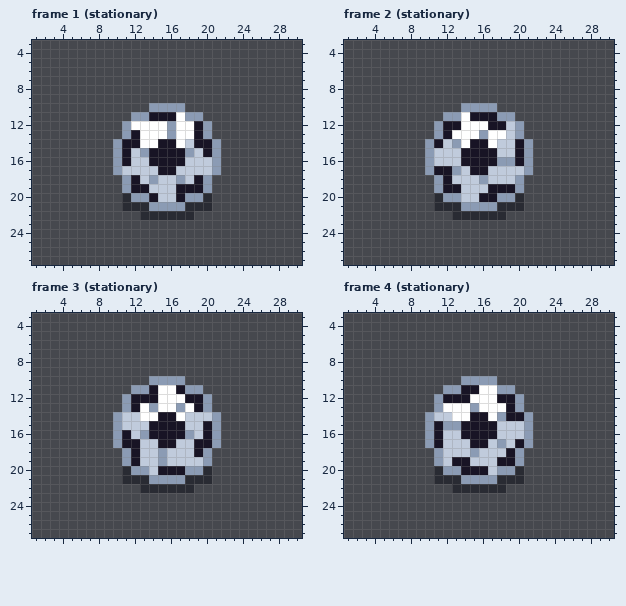
Pixel-art file, stored at assets/ball6way.ase. The picture above is the old version.
32x32 pixels, 28 frames. Shown: frame 1 (stationary): x 1..30, y 3..27; frame 2 (stationary): x 1..30, y 3..27; frame 3 (stationary): x 1..30, y 3..27; frame 4 (stationary): x 1..30, y 3..27. The commit also changed other frames, which this record leaves out.
After:
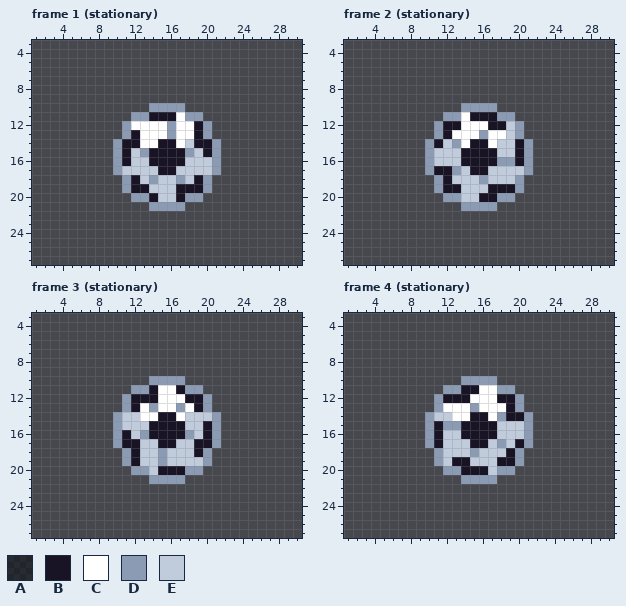
Palette (. is transparent): A #0c0e1980  B #181425  C #ffffff  D #8b9bb4  E #c0cbdc
Change:
layer "Shadow" now hidden
--- frame 1 (stationary)
@@ x 9..22 @@
 19 ..DBBEEEBBBD..
-20 ..ADDBEEBDDA..
-21 ..AAADDDDAAA..
-22 ....AAAAAA....
+20 ...DDBEEBDD...
+21 .....DDDD.....
+22 ..............
 23 ..............
--- frame 2 (stationary)
@@ x 9..22 @@
 19 ..DBBEEEBBBD..
-20 ..ADDEEBBDDA..
-21 ..AAADDDDAAA..
-22 ....AAAAAA....
+20 ...DDEEBBDD...
+21 .....DDDD.....
+22 ..............
 23 ..............
--- frame 3 (stationary)
@@ x 9..22 @@
 19 ..DBEEDEEEED..
-20 ..ADDEBBBDDA..
-21 ..AAADDDDAAA..
-22 ....AAAAAA....
+20 ...DDEBBBDD...
+21 .....DDDD.....
+22 ..............
 23 ..............
--- frame 4 (stationary)
@@ x 9..22 @@
 19 ..DEBBEEEBBD..
-20 ..ADDBBBEDDA..
-21 ..AAADDDDAAA..
-22 ....AAAAAA....
+20 ...DDBBBEDD...
+21 .....DDDD.....
+22 ..............
 23 ..............
Pixel boxes of the changes (left, top, right, bottom) in both pictures:
erased: (122, 193, 212, 220)
erased: (434, 193, 524, 220)
erased: (122, 466, 212, 493)
erased: (434, 466, 524, 493)
